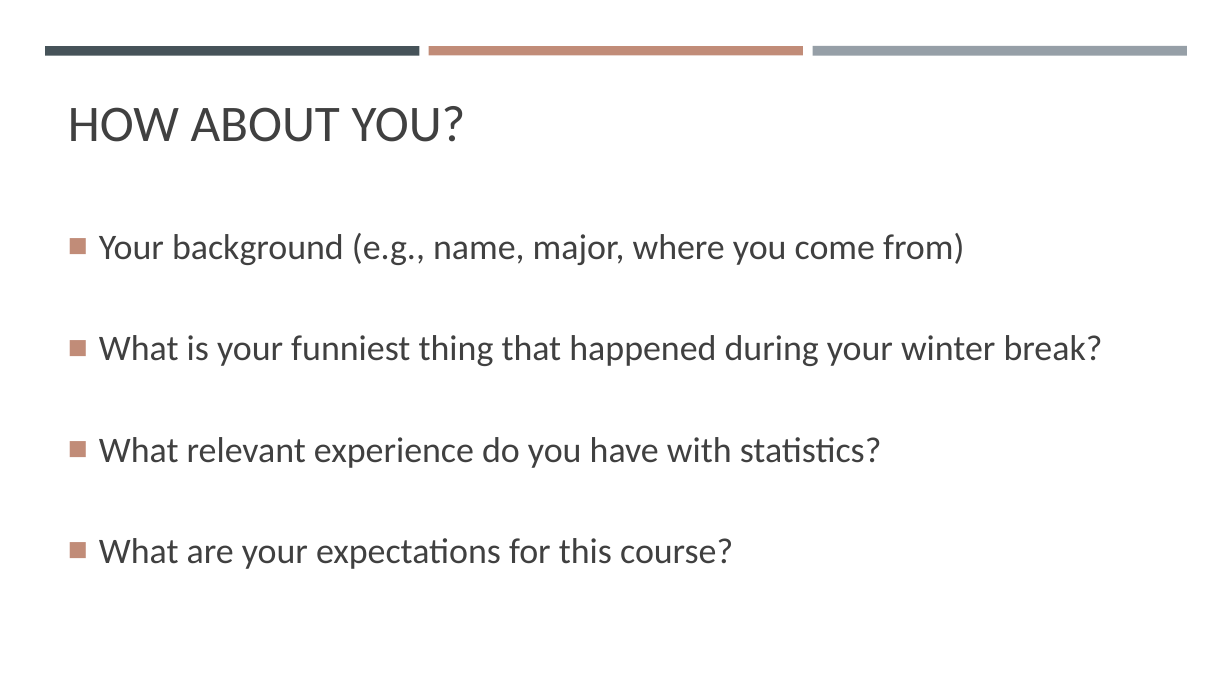
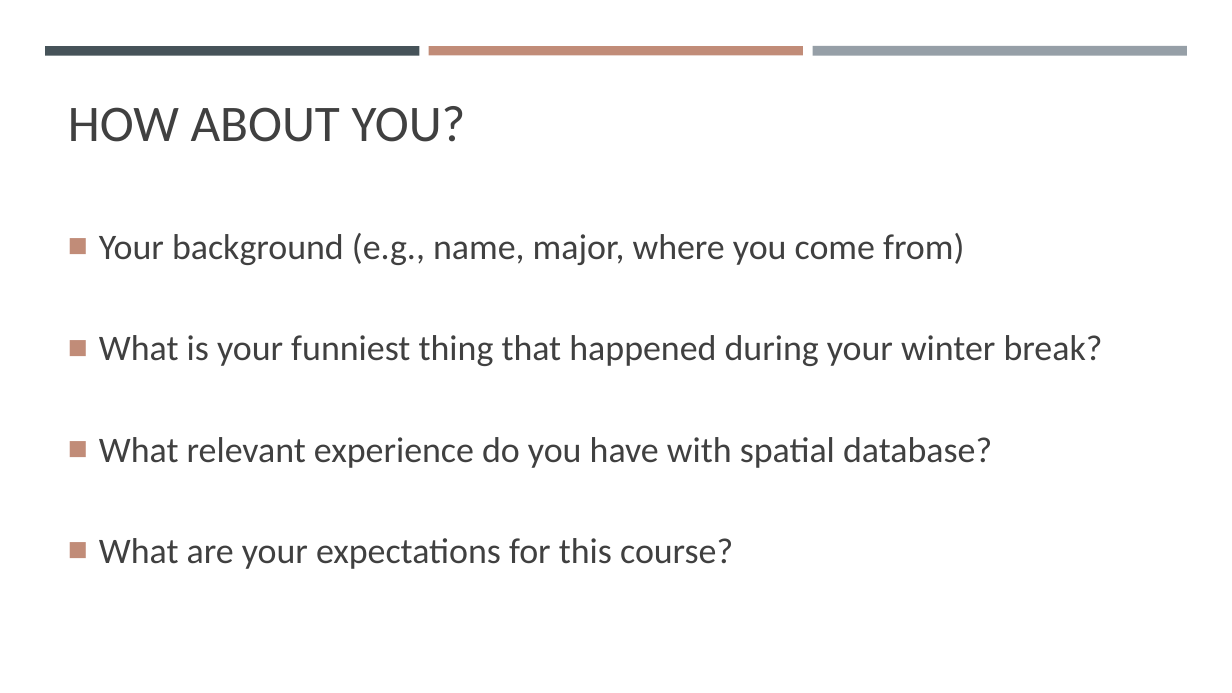
Before and after one commit to gisynw/ssj-376, a slide deck: slide 5 of docs/Lectures/Week01/Week01_Intro_Course.pptx. Drawn at 1232x693 pixels with LibreOffice and Linux fonts; fonts in the diff are those of the drawing. Boxes give left, top, right and bottom in pixels: in the first picture for what was removed or moved away, otherwise in the second. Text is boxed around its words. In the diff, an @@ line names an element or a change of style, - is before the commit and + after.

```diff
--- a/docs/Lectures/Week01/Week01_Intro_Course.pptx
+++ b/docs/Lectures/Week01/Week01_Intro_Course.pptx
@@ text at (x1=99, y1=437, x2=992, y2=468): text changed @@
-■ What relevant experience do you have with statistics?
+■ What relevant experience do you have with spatial database?
```
Also in this commit, not shown: 8 other slides changed, 7 slides added, 7 slides removed, 5 other files.
